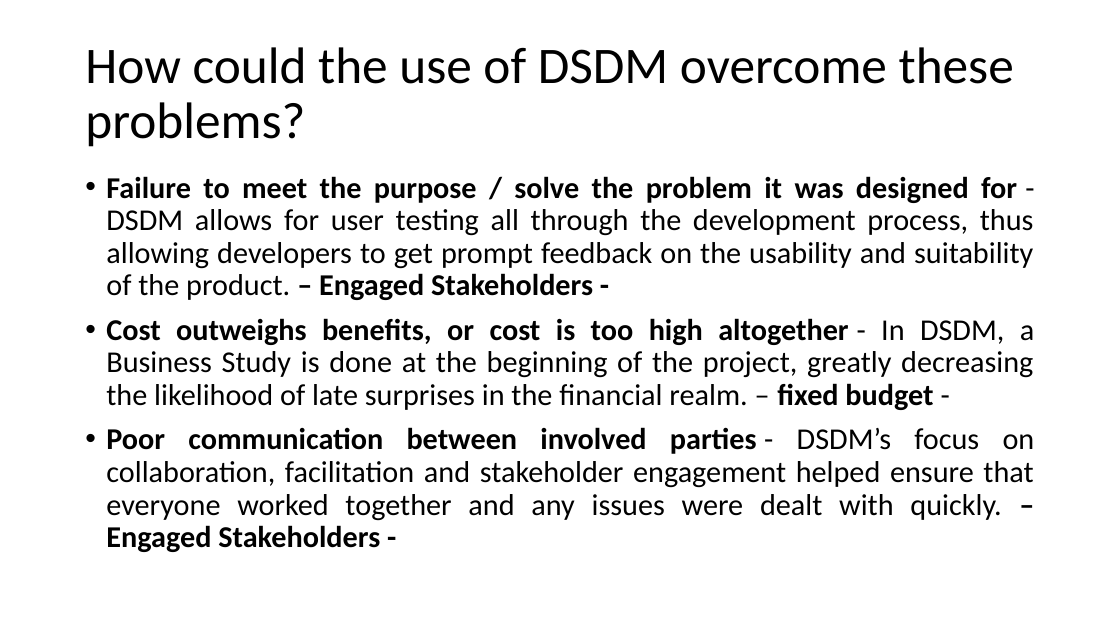
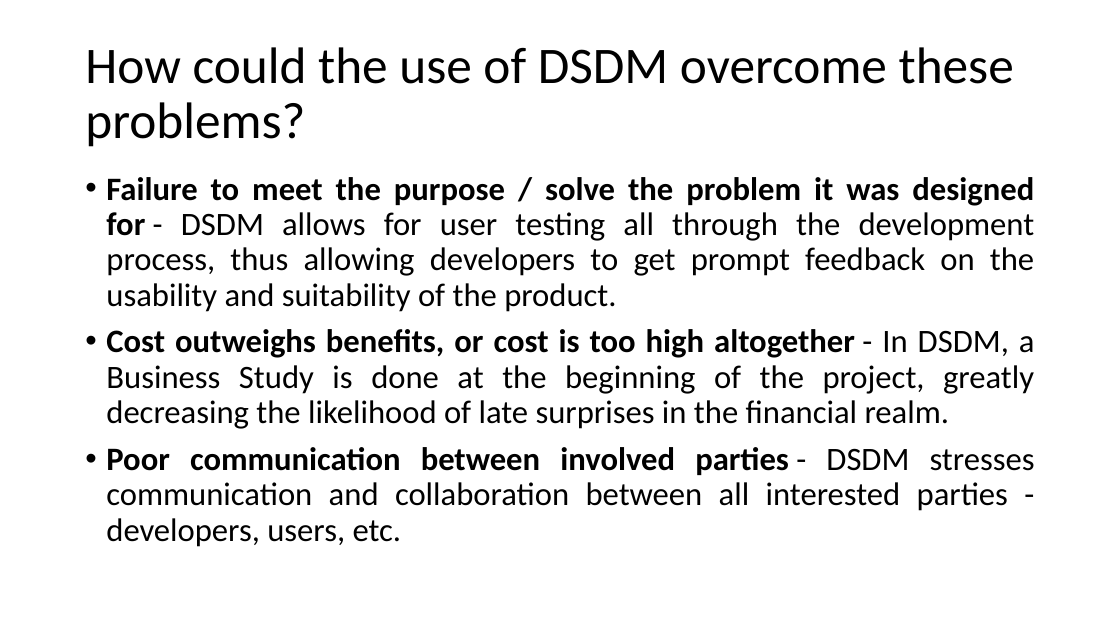
Before and after one commit to FPT01/Enterprise-Web-Software-Development, a slide deck: slide 5 of Agile/Tutorial 5/Question1.pptx. Drawn at 1120x630 pixels with LibreOffice and Linux fonts; fonts in the diff are those of the drawing. Boxes give left, top, right and bottom in pixels: in the first picture for what was removed or moved away, otherwise in the second. Text is boxed around its words. In the diff, an @@ line names an element or a change of style, - is before the commit and + after.

```diff
--- a/Agile/Tutorial 5/Question1.pptx
+++ b/Agile/Tutorial 5/Question1.pptx
@@ text at bbox=[106, 177, 1035, 547]: text changed; size 25.9 to 28 pt @@
-• Failure to meet the purpose / solve the problem it was designed for - DSDM allows for user testing all through the development process, thus allowing developers to get prompt feedback on the usability and suitability of the product. – Engaged Stakeholders -
-• Cost outweighs benefits, or cost is too high altogether - In DSDM, a Business Study is done at the beginning of the project, greatly decreasing the likelihood of late surprises in the financial realm. – fixed budget -
-• Poor communication between involved parties - DSDM’s focus on collaboration, facilitation and stakeholder engagement helped ensure that everyone worked together and any issues were dealt with quickly. – Engaged Stakeholders -
+• Failure to meet the purpose / solve the problem it was designed for - DSDM allows for user testing all through the development process, thus allowing developers to get prompt feedback on the usability and suitability of the product.
+• Cost outweighs benefits, or cost is too high altogether - In DSDM, a Business Study is done at the beginning of the project, greatly decreasing the likelihood of late surprises in the financial realm.
+• Poor communication between involved parties - DSDM stresses communication and collaboration between all interested parties - developers, users, etc.
```
Also in this commit, not shown: 1 other slide changed, 5 slides added, 4 slides removed.
